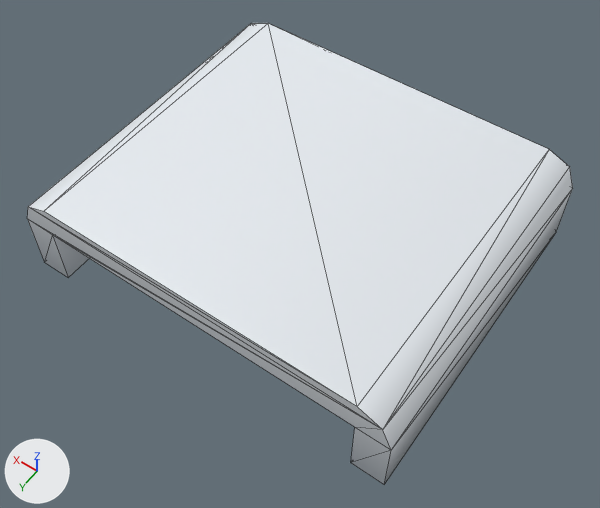
An edit to the glTF model client/public/assets/kenney-station/bed-single-cover.glb, drawn before and after from the same camera.
The view is the same before and after, from a 50 mm lens placed at (-0.454, 0.646, 0.993), pointed at (-0.021, 0.04, 0.04). Lighting does not change. The marker at lower left points along +X, +Y and +Z. The older version comes first. Mesh edges are drawn as thin lines. Where no turn or scale is listed for an object, it has been applied to the vertices. Vertices at exactly the same position are counted once.

Names of what the first picture shows: 'bed-single-cover'.
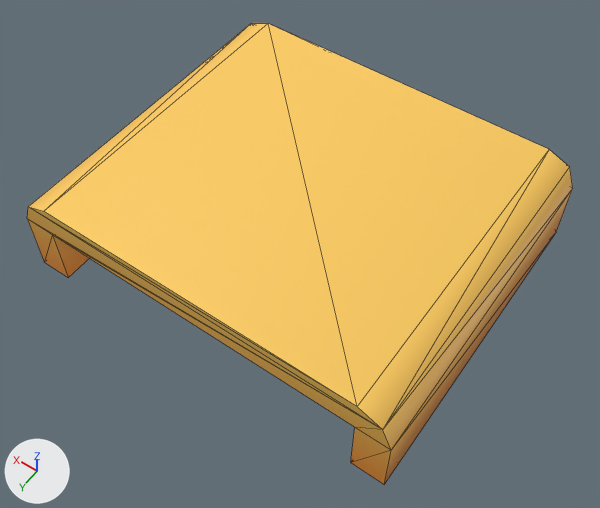
What differs and where, as boxes (x1, y1, x2, y2) in the pictures (600 x 508 px):
part 1 of me_bed_single_cover, recoloured (white to orange): (27, 23, 573, 450) in both
part 2 of me_bed_single_cover, recoloured: (27, 190, 572, 484) in both

What changed in the scene script:
```text
Change me_bed_single_cover:
    where me_bed_single_cover.from_pydata(...)  # 24 vertices, 44 faces; spans x -0.3..0.3, y -0.25..0.25, z -0.075..0.075
    used by ob_bed_single_cover; location = (0.0, 0.0, 0.075)
    me_bed_single_cover part 1: 24 faces centred in x -0.295..0.295, y -0.25..0.25, z 0.025..0.075 are repainted in the vertex colours; the middle colour goes from white #e7ecf1 to orange #ffc95c
    me_bed_single_cover part 2: 20 faces centred in x -0.3..0.3, y -0.25..0.25, z -0.075..-0.008 are repainted in the vertex colours; the middle colour goes from light grey #b4bcc4 to orange #ff9a32
```
